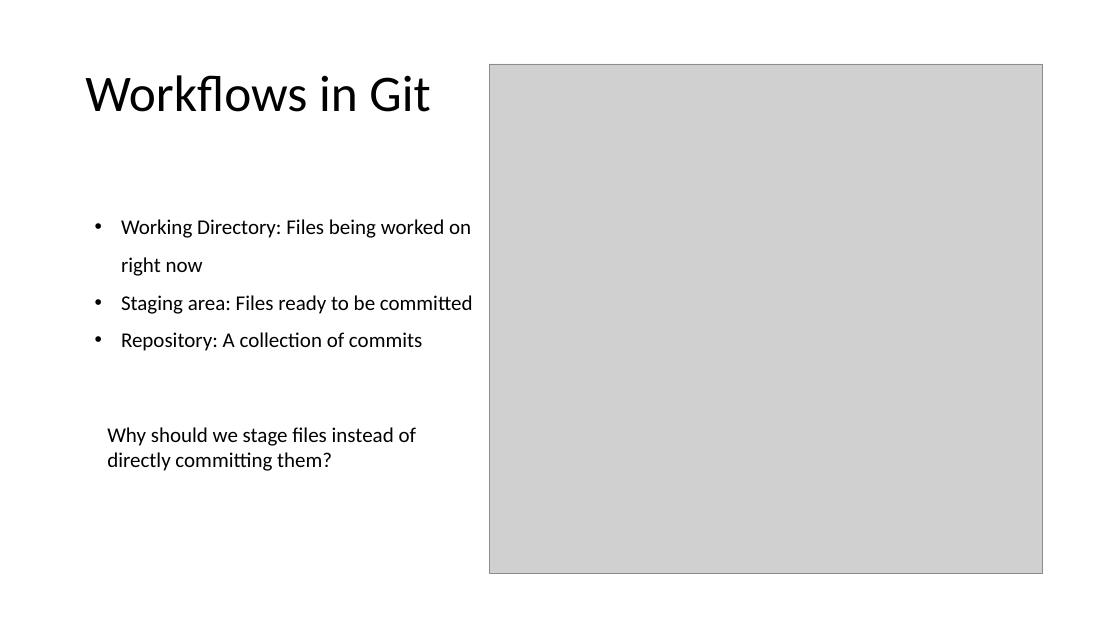
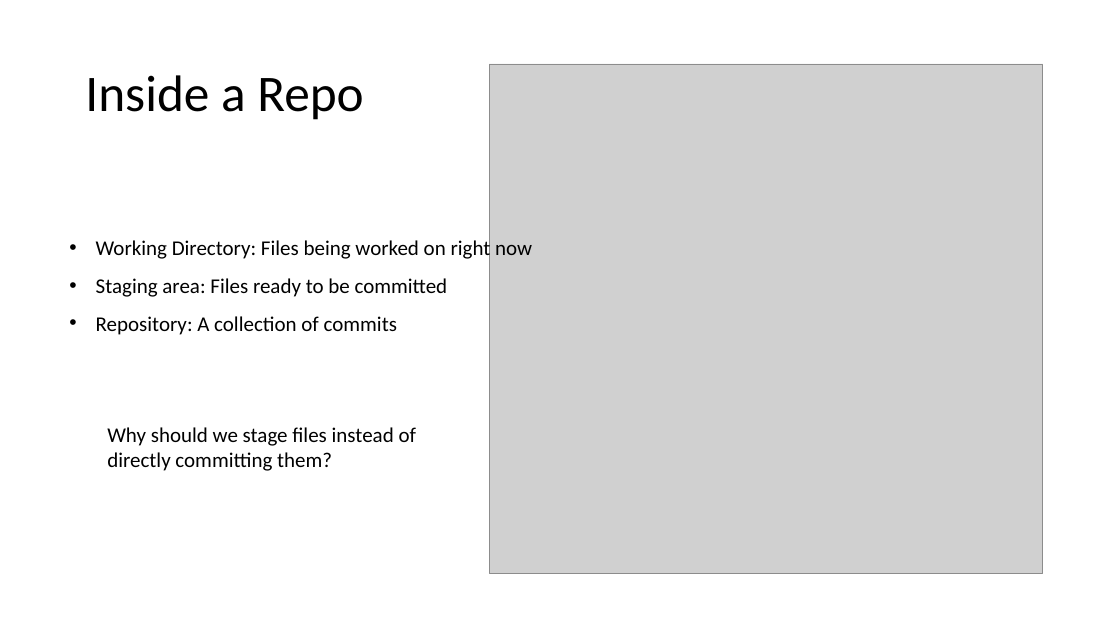
Before and after one commit to shabbir-hussain/ecse321tutorials, a slide deck: slide 17 of 01-githubTutorial1.pptx (slide 16 before the commit). Drawn at 1120x630 pixels with LibreOffice and Linux fonts; fonts in the diff are those of the drawing; grey boxes stand for pictures. Boxes give left, top, right and bottom in pixels: in the first picture for what was removed or moved away, otherwise in the second. Text is boxed around its words. In the diff, an @@ line names an element or a change of style, - is before the commit and + after.

```diff
--- a/01-githubTutorial1.pptx
+++ b/01-githubTutorial1.pptx
@@ title at <box>85,75,364,120</box>: text changed @@
-Workflows in Git
+Inside a Repo
@@ text "Working Directory: Files being worked ..." rewrapped from <box>121,219,473,351</box> to <box>96,238,532,335</box> @@
```
Also in this commit, not shown: 5 other slides changed, 5 slides added, 2 slides removed.
